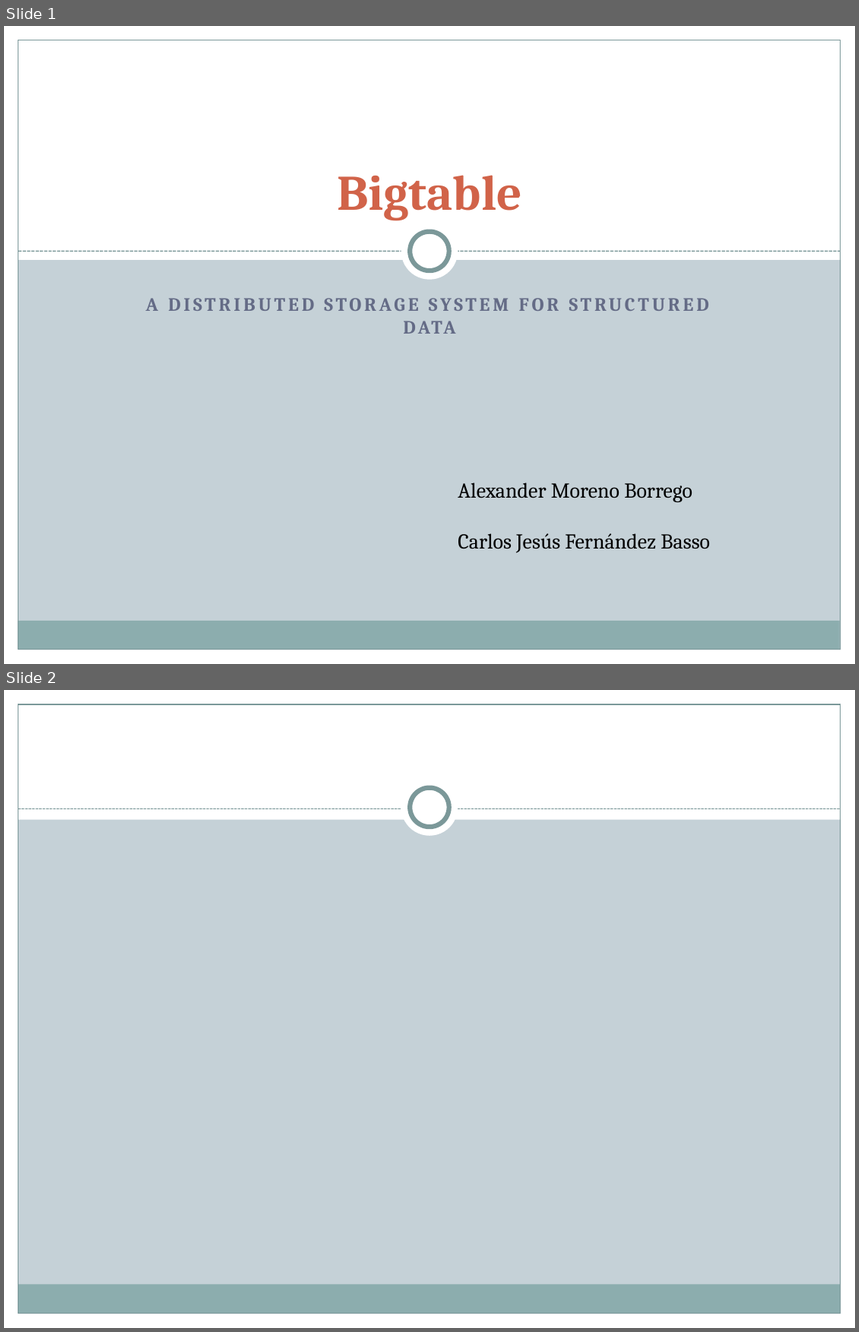
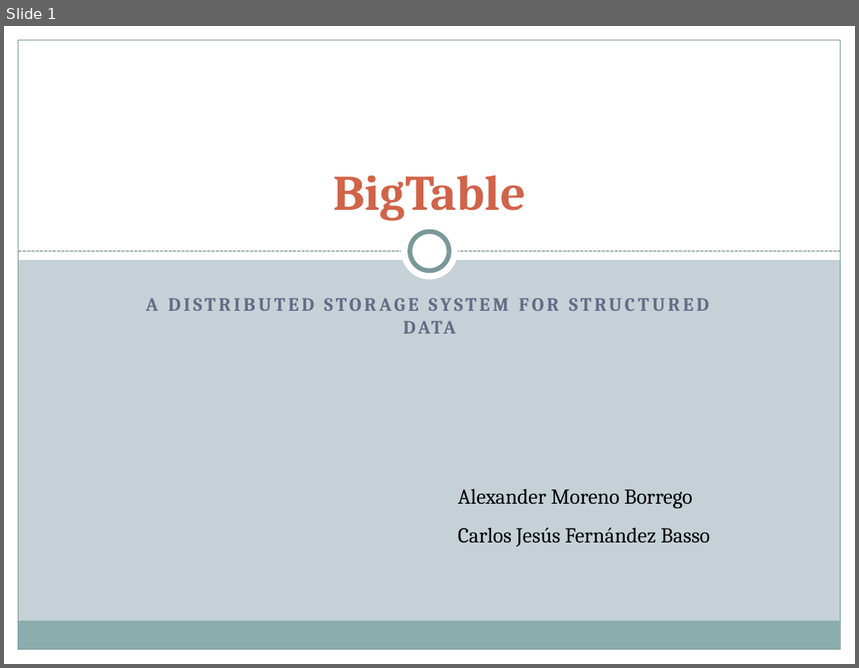
Before and after one commit to Transistores-de-silicio/Trabajo-MABD, a slide deck: BigTable.pptx. Shown one above the other, each under a label of ours: slides 1 and 2 before the commit, slide 1 after it. The pictures are 859x1332 and 859x668 pixels, drawn with LibreOffice and Linux fonts; fonts in the diff are those of the drawing. Boxes give left, top, right and bottom in pixels: in the first picture for what was removed or moved away, otherwise in the second. Text is boxed around its words. In the diff, an @@ line names an element or a change of style, - is before the commit and + after.

```diff
--- a/BigTable.pptx
+++ b/BigTable.pptx
@@ slide 2 removed at (4,690,855,1328), background #C5D1D7; not listed: 5 template elements that a slide beside it also shows @@
@@ rectangle removed at (4,690,855,819) @@
@@ ellipse removed at (401,780,458,837) @@
@@ ellipse removed at (410,788,449,827) @@
@@ line removed from (18, 809) to (841, 809) @@
@@ slide 1 changed as well @@
@@ title at (333,175,525,221): text changed @@
-Bigtable
+BigTable
@@ text "Alexander Moreno Borrego" rewrapped from (458,483,710,553) to (458,489,710,547) @@
```
Also in this commit, not shown: 30 slides added, 1 other file.
